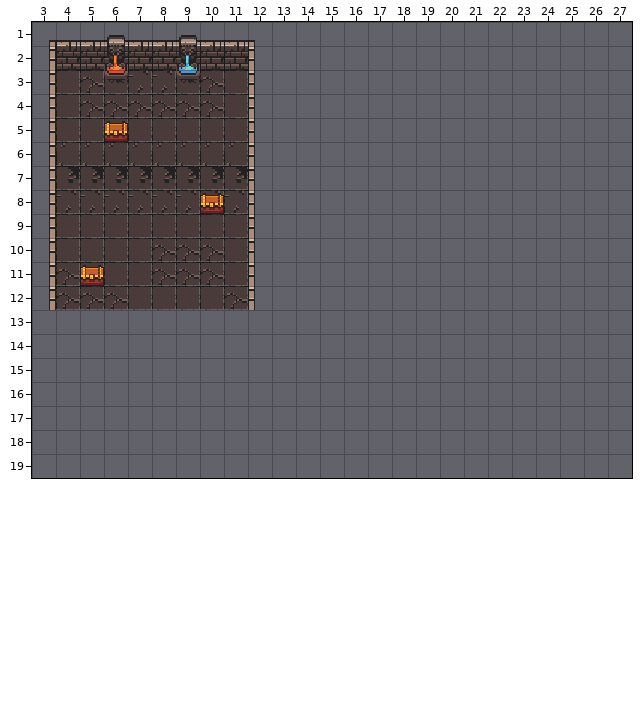
A Tiled map (JSON) gets an edit: example/assets/images/tiled/mapa1.json. That is the earlier state.
Cells are 16x16 px. Shown: x 3..27, y 1..19. The old version is drawn lined up with the new one.
New version:
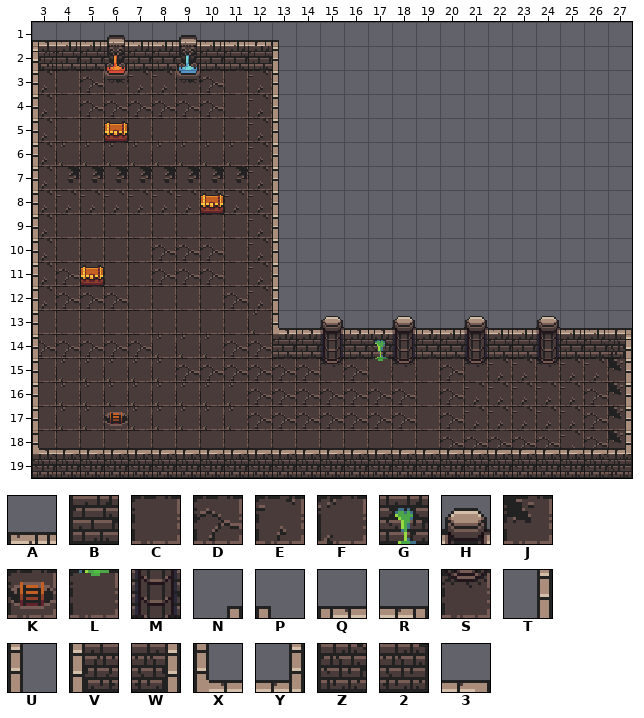
Key: from "0x72_DungeonTilesetII_v1.3": A 1, B 33, C 129, D 130, E 131, F 162, G 164, H 166, J 194, K 195, L 196, M 198, N 224, P 225, Q 226, R 227, S 230, T 256, U 257, V 258, W 259, X 261, Y 291, Z 322, 2 323, 3 324.
_ is an empty cell.
Commit message: brincando com o mapa
From old to new:
{"change": "map size 20x20 -> 40x20 cells"}
{"where": "layer \"Tile Layer 1\""}
{"y":1,"x":3,"old":"N","new":"Q"}
{"y":1,"x":12,"old":"P_","new":"RP"}
{"y":2,"x":3,"old":"T","new":"_"}
{"y":2,"x":12,"old":"U","new":"B"}
{"y":3,"x":3,"old":"T","new":"E"}
{"y":3,"x":12,"old":"U","new":"E"}
{"y":4,"x":3,"old":"T","new":"E"}
{"y":4,"x":12,"old":"U","new":"E"}
{"y":5,"x":3,"old":"T","new":"E"}
{"y":5,"x":12,"old":"U","new":"E"}
{"y":6,"x":3,"old":"T","new":"E"}
{"y":6,"x":12,"old":"U","new":"E"}
{"y":7,"x":3,"old":"T","new":"E"}
{"y":7,"x":12,"old":"U","new":"E"}
{"y":8,"x":3,"old":"T","new":"E"}
{"y":8,"x":12,"old":"U","new":"E"}
{"y":9,"x":3,"old":"T","new":"E"}
{"y":9,"x":12,"old":"U","new":"E"}
{"y":10,"x":3,"old":"T","new":"E"}
{"y":10,"x":12,"old":"U","new":"E"}
{"y":11,"x":3,"old":"T","new":"E"}
{"y":11,"x":12,"old":"U","new":"E"}
{"y":12,"x":3,"old":"T","new":"E"}
{"y":12,"x":12,"old":"U","new":"E"}
{"y":13,"x":3,"old":"__________","new":"CCCCCCCCCF"}
{"y":14,"x":3,"old":"__________","new":"DDDDDFFFDD"}
{"y":15,"x":3,"old":"____________","new":"CFFFFFDDDDDD"}
{"y":15,"x":16,"old":"__","new":"DL"}
{"y":15,"x":19,"old":"__","new":"CD"}
{"y":15,"x":22,"old":"__","new":"EE"}
{"y":15,"x":25,"old":"___","new":"EEJ"}
{"y":16,"x":3,"old":"_________________________","new":"CFFFFFFFFDDDDDDDCDEEEEEDJ"}
{"y":17,"x":3,"old":"___","new":"CFF"}
{"y":17,"x":7,"old":"_____________________","new":"FFFFFDDDDDDDCDEEEEEDJ"}
{"y":18,"x":3,"old":"_________________________","new":"CCCCCCCCCCCCCCCCCDDDDDEDJ"}
{"where": "layer \"Tile Layer 2\""}
{"y":2,"x":3,"old":"_","new":"V"}
{"y":2,"x":13,"old":"_","new":"U"}
{"y":3,"x":3,"old":"_","new":"U"}
{"y":3,"x":13,"old":"_","new":"U"}
{"y":4,"x":3,"old":"_","new":"U"}
{"y":4,"x":13,"old":"_","new":"U"}
{"y":5,"x":3,"old":"_","new":"U"}
{"y":5,"x":13,"old":"_","new":"U"}
{"y":6,"x":3,"old":"_","new":"U"}
{"y":6,"x":13,"old":"_","new":"U"}
{"y":7,"x":3,"old":"_","new":"U"}
{"y":7,"x":13,"old":"_","new":"U"}
{"y":8,"x":3,"old":"_","new":"U"}
{"y":8,"x":13,"old":"_","new":"U"}
{"y":9,"x":3,"old":"_","new":"U"}
{"y":9,"x":13,"old":"_","new":"U"}
{"y":10,"x":3,"old":"_","new":"U"}
{"y":10,"x":13,"old":"_","new":"U"}
{"y":11,"x":3,"old":"_","new":"U"}
{"y":11,"x":13,"old":"_","new":"U"}
{"y":12,"x":3,"old":"_","new":"U"}
{"y":12,"x":13,"old":"_","new":"U"}
{"y":13,"x":3,"old":"_","new":"U"}
{"y":13,"x":13,"old":"_______________","new":"XQHQQHQAHAAHAAR"}
{"y":14,"x":3,"old":"_","new":"U"}
{"y":14,"x":13,"old":"_______________","new":"BBMBGMBBMBBMBBW"}
{"y":15,"x":3,"old":"_","new":"U"}
{"y":15,"x":15,"old":"_","new":"S"}
{"y":15,"x":18,"old":"_","new":"S"}
{"y":15,"x":21,"old":"_","new":"S"}
{"y":15,"x":24,"old":"_","new":"S"}
{"y":15,"x":27,"old":"_","new":"T"}
{"y":16,"x":3,"old":"_","new":"U"}
{"y":16,"x":27,"old":"_","new":"T"}
{"y":17,"x":3,"old":"_","new":"U"}
{"y":17,"x":6,"old":"_","new":"K"}
{"y":17,"x":27,"old":"_","new":"T"}
{"y":18,"x":3,"old":"_________________________","new":"X33333333333333333333333Y"}
{"y":19,"x":3,"old":"_________________________","new":"ZZZZZZZZZZZZZZZZZZZZZZZZ2"}
{"label":"changed","picture_box":[32,40,632,478]}
